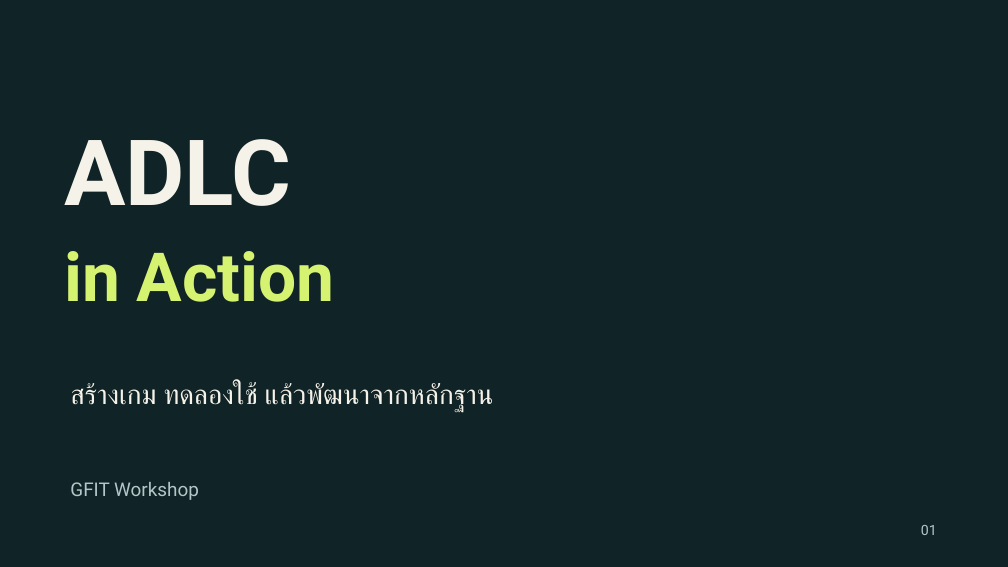
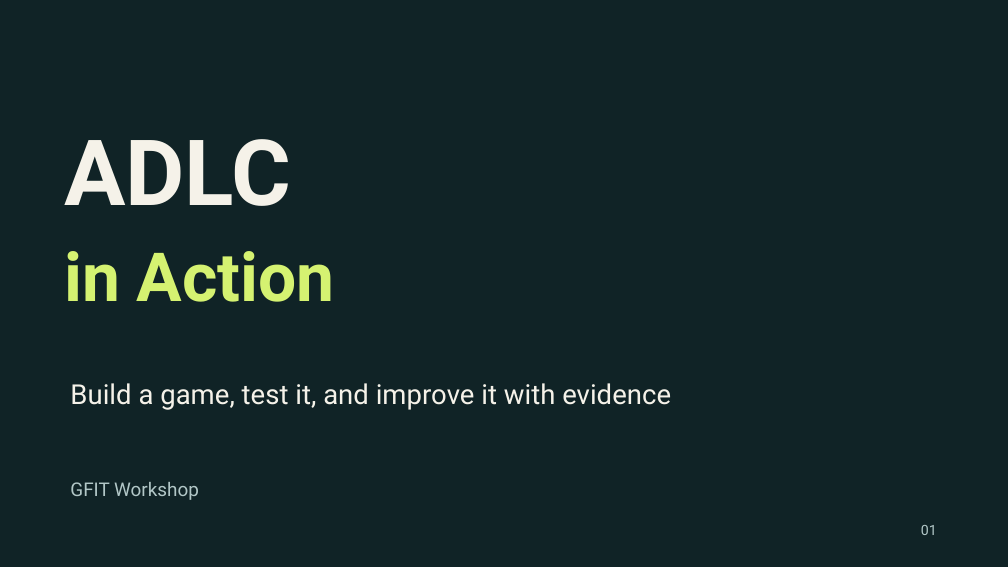
Before and after one commit to sdanutha/ADLC-in-Action, a slide deck: slide 1 of ADLC-in-Action.pptx. Drawn at 1008x567 pixels with LibreOffice and Linux fonts; fonts in the diff are those of the drawing. Boxes give left, top, right and bottom in pixels: in the first picture for what was removed or moved away, otherwise in the second. Text is boxed around its words. In the diff, an @@ line names an element or a change of style, - is before the commit and + after.

```diff
--- a/ADLC-in-Action.pptx
+++ b/ADLC-in-Action.pptx
@@ text at box(70, 383, 671, 410): text changed @@
-สร้างเกม ทดลองใช้ แล้วพัฒนาจากหลักฐาน
+Build a game, test it, and improve it with evidence
```
Also in this commit, not shown: 9 other slides changed, 8 slides added, 8 slides removed, 1 other file.
